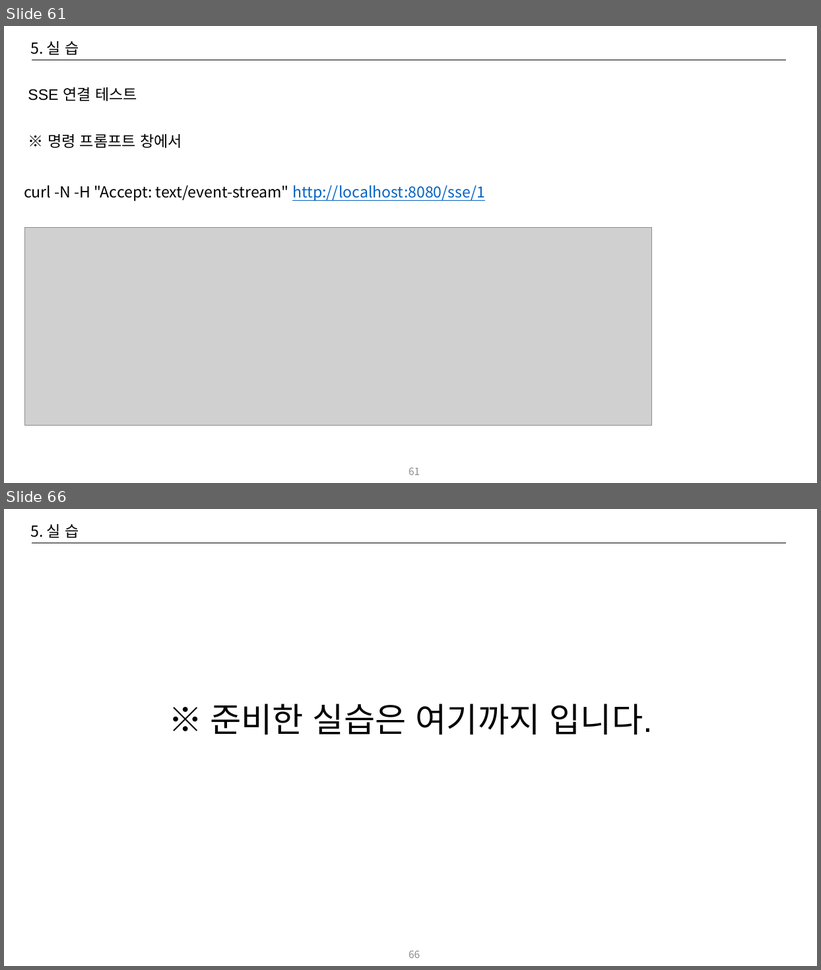
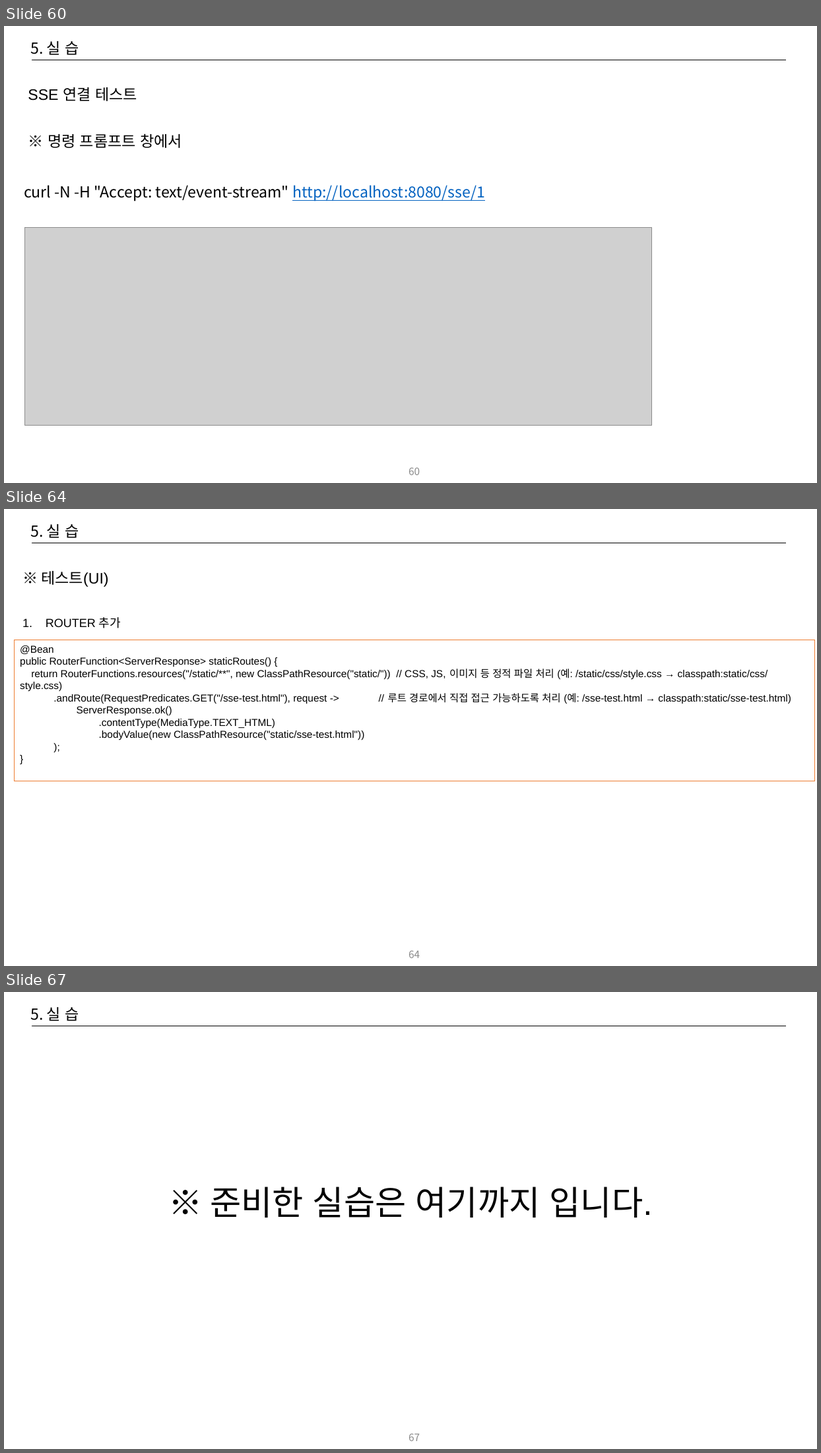
Before and after one commit to CYEOL2/webflux_example, a slide deck: doc/Reactive Programing 교육자료_20250714_v02.pptx. Shown one above the other, each under a label of ours: slides 61 and 66 before the commit, slides 60, 64 and 67 after it; the slides between them are not shown. The pictures are 821x970 and 821x1453 pixels, drawn with LibreOffice and Linux fonts; fonts in the diff are those of the drawing; grey boxes stand for pictures. Boxes give left, top, right and bottom in pixels: in the first picture for what was removed or moved away, otherwise in the second. Text is boxed around its words. In the diff, an @@ line names an element or a change of style, - is before the commit and + after.

```diff
--- a/doc/Reactive Programing 교육자료_20250714_v02.pptx
+++ b/doc/Reactive Programing 교육자료_20250714_v02.pptx
@@ slide 64 added at (x1=4, y1=509, x2=817, y2=966), background #FFFFFF; not listed: 1 template element that a slide beside it also shows @@
@@ title added at (x1=31, y1=524, x2=79, y2=538), 18 pt, text #000000 @@
+5. 실 습
@@ text added at (x1=41, y1=571, x2=121, y2=628), 18 pt, text #000000 @@
+※ 테스트(UI)
+1. ROUTER 추가
@@ rectangle added at (x1=14, y1=640, x2=814, y2=782), outline #ED7D31 0.75 pt, 12 pt, text #000000 @@
+@Bean
+public RouterFunction<ServerResponse> staticRoutes() {
+return RouterFunctions.resources("/static/**", new ClassPathResource("static/")) // CSS, JS, 이미지 등 정적 파일 처리 (예: /static/css/style.css → classpath:static/css/style.css)
+.andRoute(RequestPredicates.GET("/sse-test.html"), request -> // 루트 경로에서 직접 접근 가능하도록 처리 (예: /sse-test.html → classpath:static/sse-test.html)
+ServerResponse.ok()
+.contentType(MediaType.TEXT_HTML)
+.bodyValue(new ClassPathResource("static/sse-test.html"))
+);
+}
@@ page number added at (x1=409, y1=951, x2=420, y2=958), 12 pt, text #8C8C8C @@
+64
@@ what was slide 61 is now slide 60 @@
@@ page number at (x1=409, y1=468, x2=420, y2=475): text changed @@
-61
+60
@@ what was slide 66 is now slide 67 @@
@@ page number at (x1=409, y1=1434, x2=420, y2=1441): text changed @@
-66
+67
```
Also in this commit, not shown: 17 slides changed, 2 other slides added, 2 slides removed, 4 other files.
